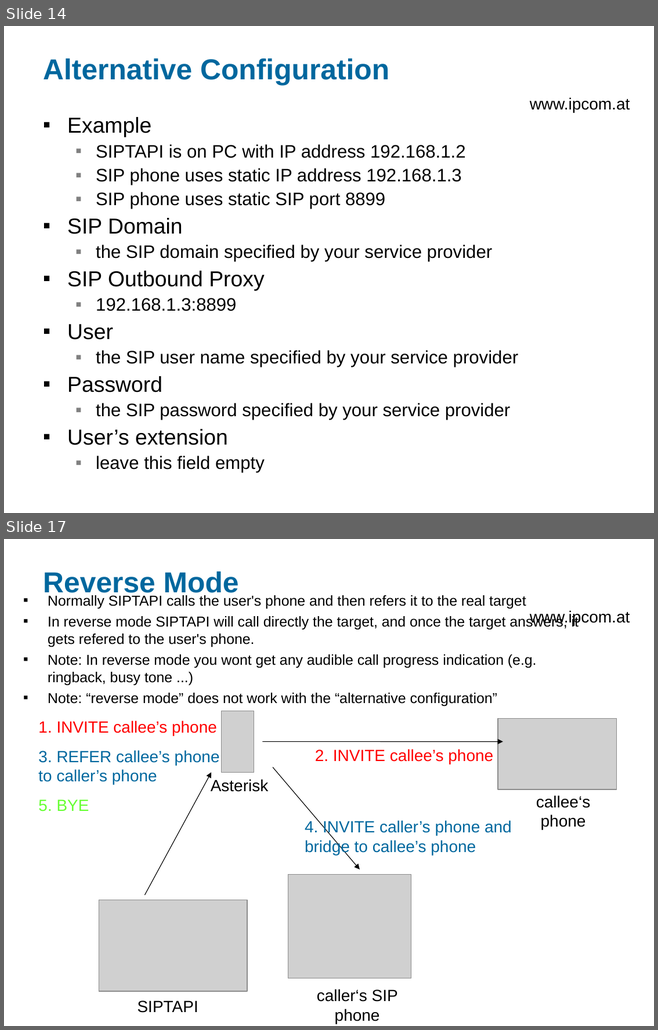
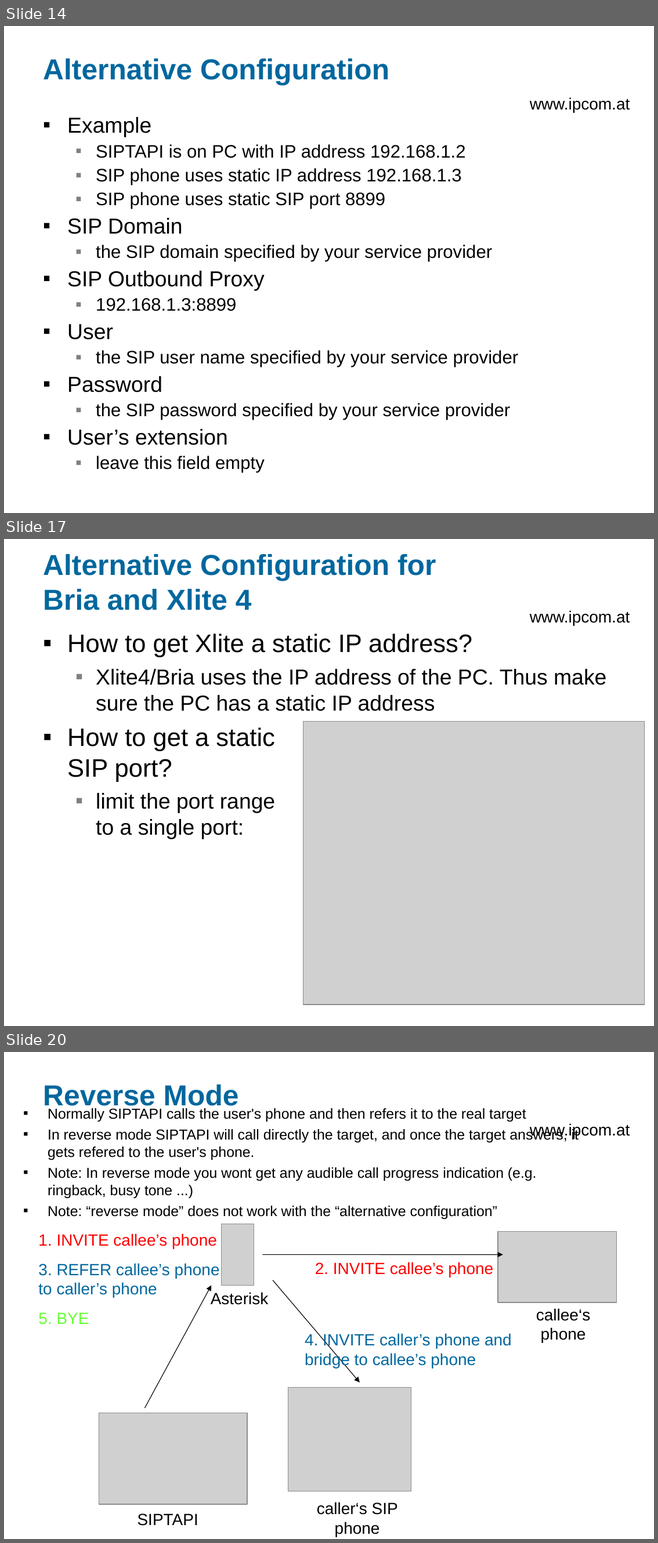
Before and after one commit to egilkh/siptapi, a slide deck: doc/SIPTAPI-README-0.4.ppt. Shown one above the other, each under a label of ours: slides 14 and 17 before the commit, slides 14, 17 and 20 after it; the slides between them are not shown. The pictures are 658x1030 and 658x1543 pixels, drawn with LibreOffice and Linux fonts; fonts in the diff are those of the drawing; grey boxes stand for pictures; background and template pictures are left out. Boxes give left, top, right and bottom in pixels: in the first picture for what was removed or moved away, otherwise in the second. Text is boxed around its words. In the diff, an @@ line names an element or a change of style, - is before the commit and + after.

```diff
--- a/doc/SIPTAPI-README-0.4.ppt
+++ b/doc/SIPTAPI-README-0.4.ppt
@@ slide 17 added at (x1=4, y1=539, x2=654, y2=1026), background #FFFFFF; not listed: 1 template element that a slide beside it also shows @@
@@ title added at (x1=43, y1=554, x2=436, y2=610), 32 pt, text #00679E, bold @@
+Alternative Configuration for
+Bria and Xlite 4
@@ text added at (x1=67, y1=634, x2=606, y2=839), 24 pt, text #000000 @@
+▪ How to get Xlite a static IP address?
+  ▪ Xlite4/Bria uses the IP address of the PC. Thus make sure the PC has a static IP address
+▪ How to get a static
+  SIP port?
+  ▪ limit the port range
+    to a single port:
@@ picture added at (x1=303, y1=722, x2=644, y2=1005) @@
@@ what was slide 17 is now slide 20 @@
```
Also in this commit, not shown: 2 slides changed, 2 other slides added, 8 other files.
